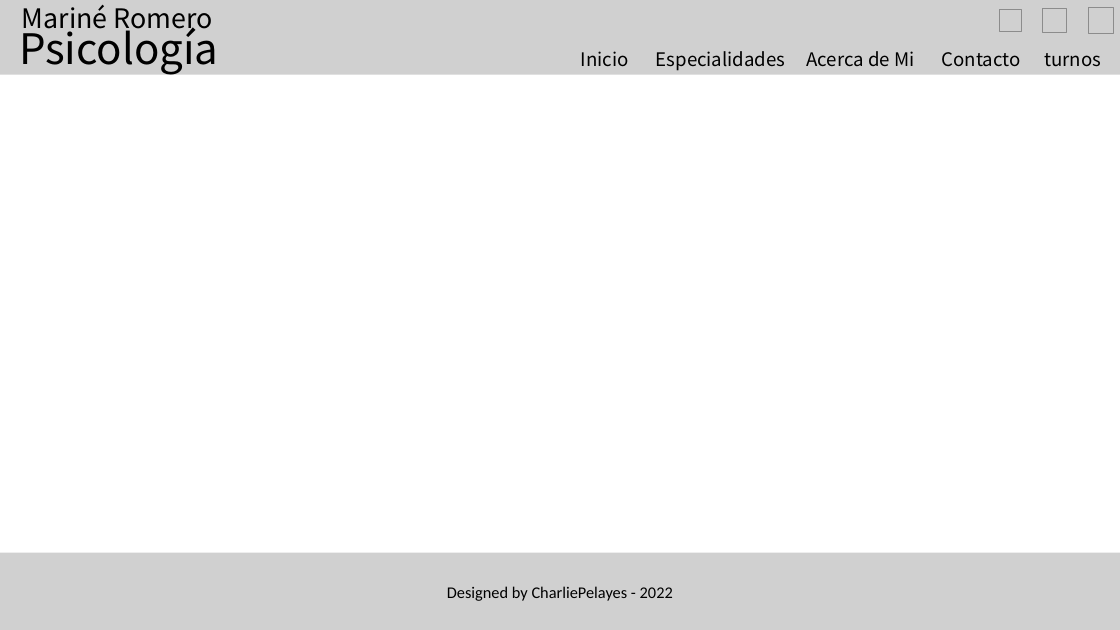
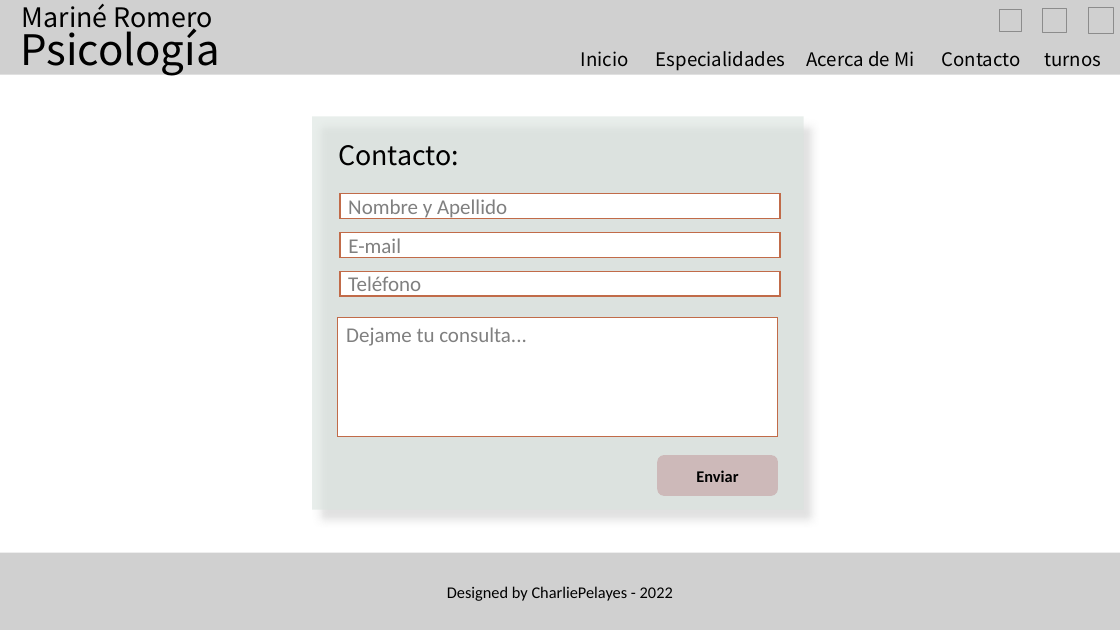
Before and after one commit to etcsa044/proyectoCoder, a slide deck: slide 4 of wireframe/Presentación1.pptx. Drawn at 1120x630 pixels with LibreOffice and Linux fonts; fonts in the diff are those of the drawing; grey boxes stand for pictures; background and template pictures are left out. Boxes give left, top, right and bottom in pixels: in the first picture for what was removed or moved away, otherwise in the second. Text is boxed around its words. In the diff, an @@ line names an element or a change of style, - is before the commit and + after.

```diff
--- a/wireframe/Presentación1.pptx
+++ b/wireframe/Presentación1.pptx
@@ rectangle added at bbox=[313, 117, 804, 510], fill #D9E3DE at 58% opacity @@
@@ text added at bbox=[338, 145, 459, 166], 23 pt, text #000000 @@
+Contacto:
@@ rectangle added at bbox=[340, 193, 781, 218], fill #FFFFFF, outline #C16B49 1 pt, 18 pt, text #808080 @@
+Nombre y Apellido
@@ rectangle added at bbox=[340, 233, 781, 258], fill #FFFFFF, outline #C16B49 1 pt, 18 pt, text #808080 @@
+E-mail
@@ rectangle added at bbox=[340, 271, 781, 297], fill #FFFFFF, outline #C16B49 1 pt, 18 pt, text #808080 @@
+Teléfono
@@ rectangle added at bbox=[338, 318, 778, 437], fill #FFFFFF, outline #C16B49 1 pt, 18 pt, text #808080 @@
+Dejame tu consulta...
@@ rounded rectangle added at bbox=[657, 455, 778, 497], fill #CDB9B9, 14 pt, text #000000, bold @@
+Enviar
```
Also in this commit, not shown: 4 other slides changed, 1 slide removed, 17 other files.
